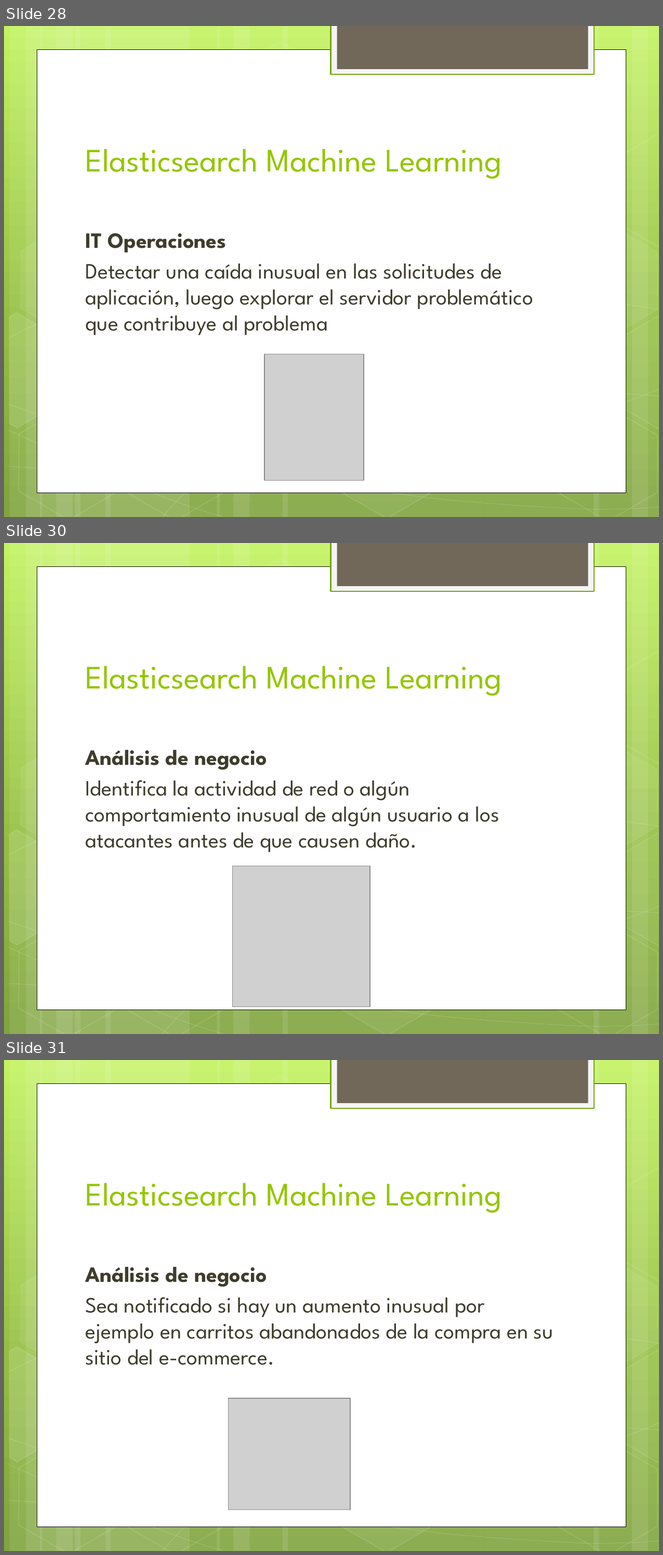
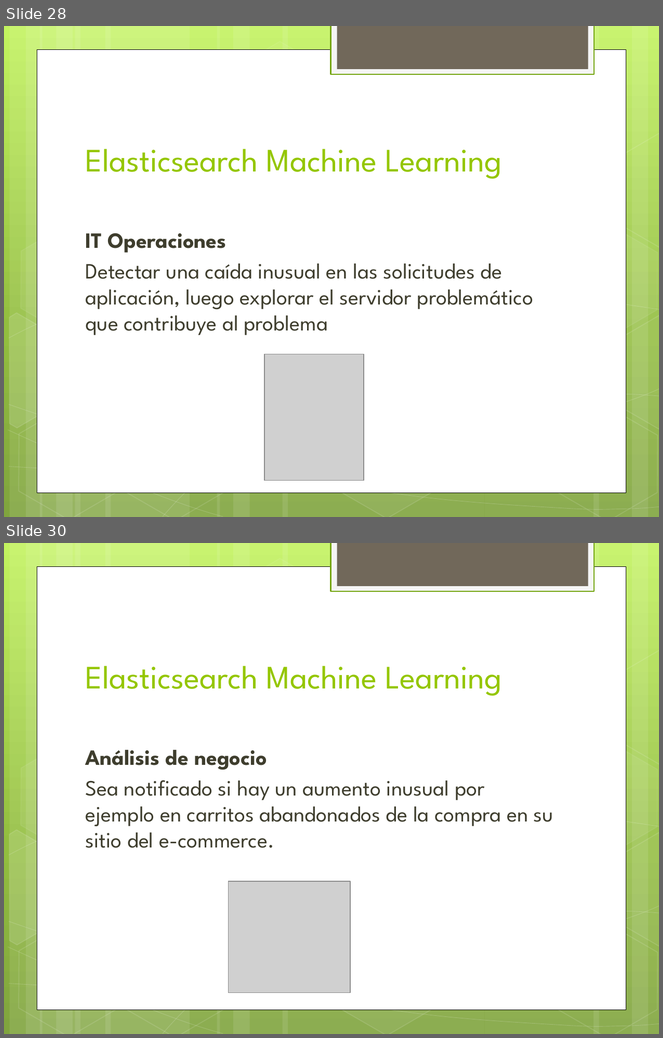
Before and after one commit to danielrpg/searchEngineAPI, a slide deck: document/ElasticSearch.pptx. Shown one above the other, each under a label of ours: slides 28, 30 and 31 before the commit, slides 28 and 30 after it; the slides between them are not shown. The pictures are 663x1555 and 663x1038 pixels, drawn with LibreOffice and Linux fonts; fonts in the diff are those of the drawing; grey boxes stand for pictures. Boxes give left, top, right and bottom in pixels: in the first picture for what was removed or moved away, otherwise in the second. Text is boxed around its words. In the diff, an @@ line names an element or a change of style, - is before the commit and + after.

```diff
--- a/document/ElasticSearch.pptx
+++ b/document/ElasticSearch.pptx
@@ slide 30 removed at (4,543,659,1034), background gradient #C3F35F to #93BF3F to #81A53E; not listed: 31 template elements that a slide beside it also shows @@
@@ title removed at (85,666,502,696) @@
-Elasticsearch Machine Learning
@@ text removed at (85,750,500,852) @@
-Análisis de negocio
-Identifica la actividad de red o algún comportamiento inusual de algún usuario a los atacantes antes de que causen daño.
@@ picture removed at (233,866,370,1007) @@
@@ what was slide 31 is now slide 30 @@
```
Also in this commit, not shown: 2 slides changed, 21 other files.
